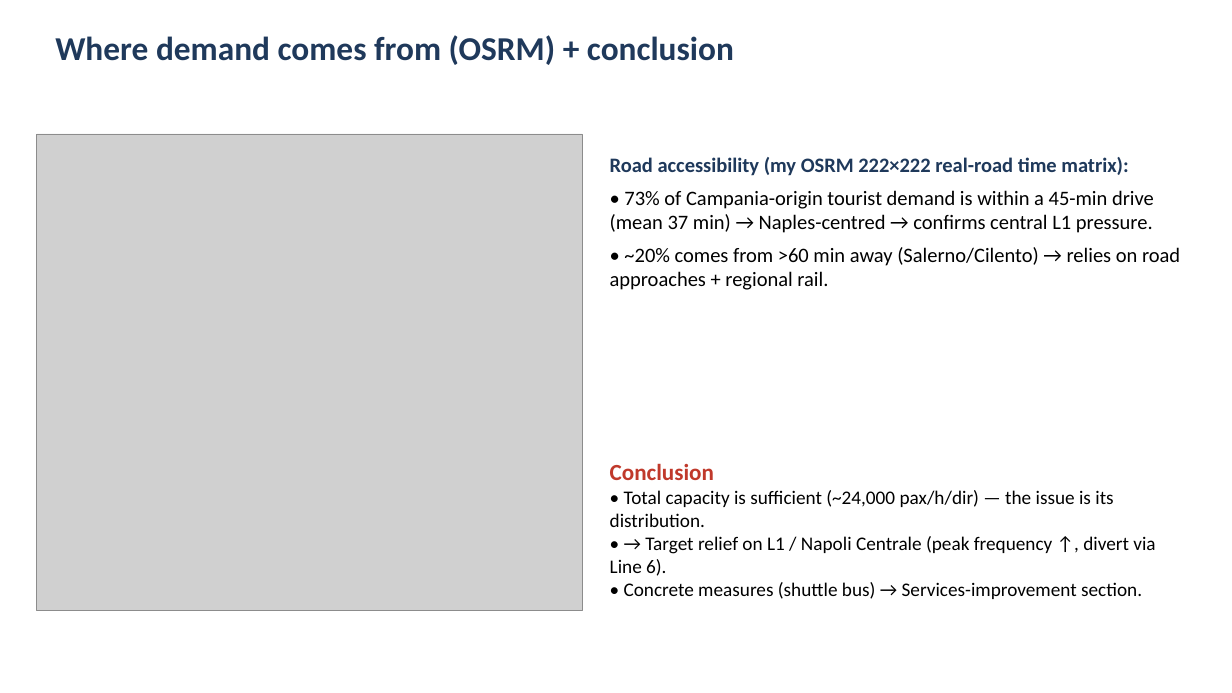
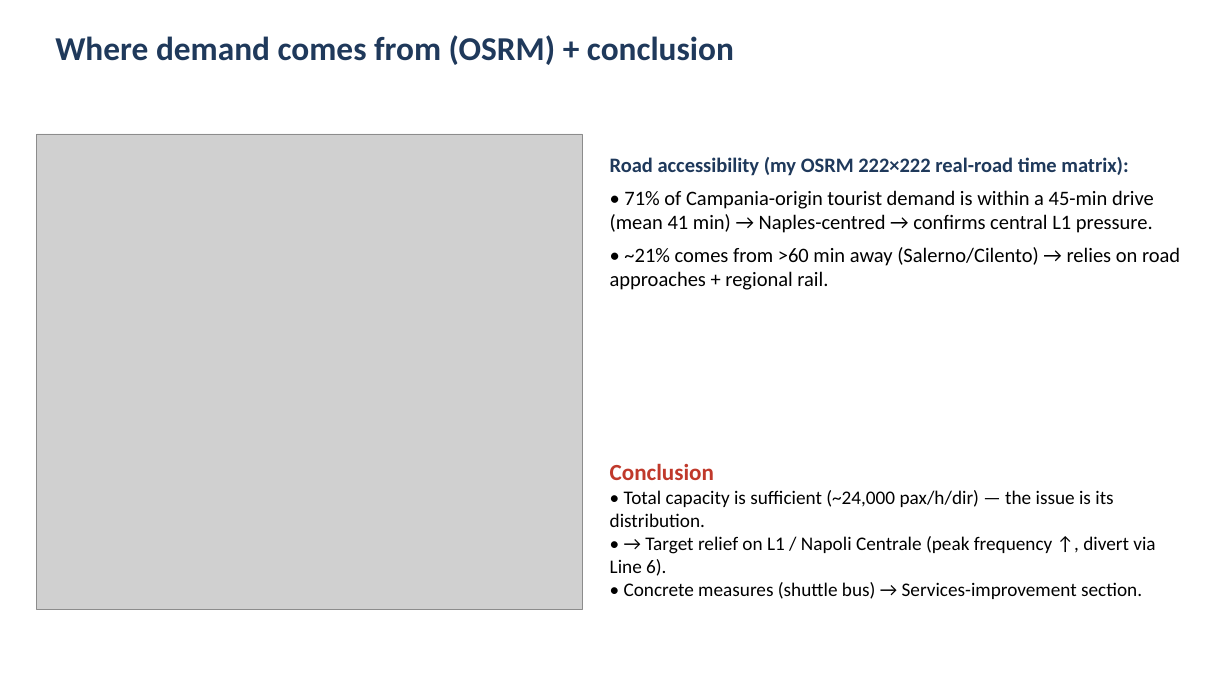
Before and after one commit to lilfjy/infra-pj-cursor, a slide deck: slide 3 of 5.11 fjy/PartB_slides.pptx. Drawn at 1232x693 pixels with LibreOffice and Linux fonts; fonts in the diff are those of the drawing; grey boxes stand for pictures. Boxes give left, top, right and bottom in pixels: in the first picture for what was removed or moved away, otherwise in the second. Text is boxed around its words. In the diff, an @@ line names an element or a change of style, - is before the commit and + after.

```diff
--- a/5.11 fjy/PartB_slides.pptx
+++ b/5.11 fjy/PartB_slides.pptx
@@ text at (610,190,1180,290): text changed @@
-• 73% of Campania-origin tourist demand is within a 45-min drive (mean 37 min) → Naples-centred → confirms central L1 pressure.
-• ~20% comes from >60 min away (Salerno/Cilento) → relies on road approaches + regional rail.
+• 71% of Campania-origin tourist demand is within a 45-min drive (mean 41 min) → Naples-centred → confirms central L1 pressure.
+• ~21% comes from >60 min away (Salerno/Cilento) → relies on road approaches + regional rail.
```
Also in this commit, not shown: 1 other slide changed, 30 other files.
